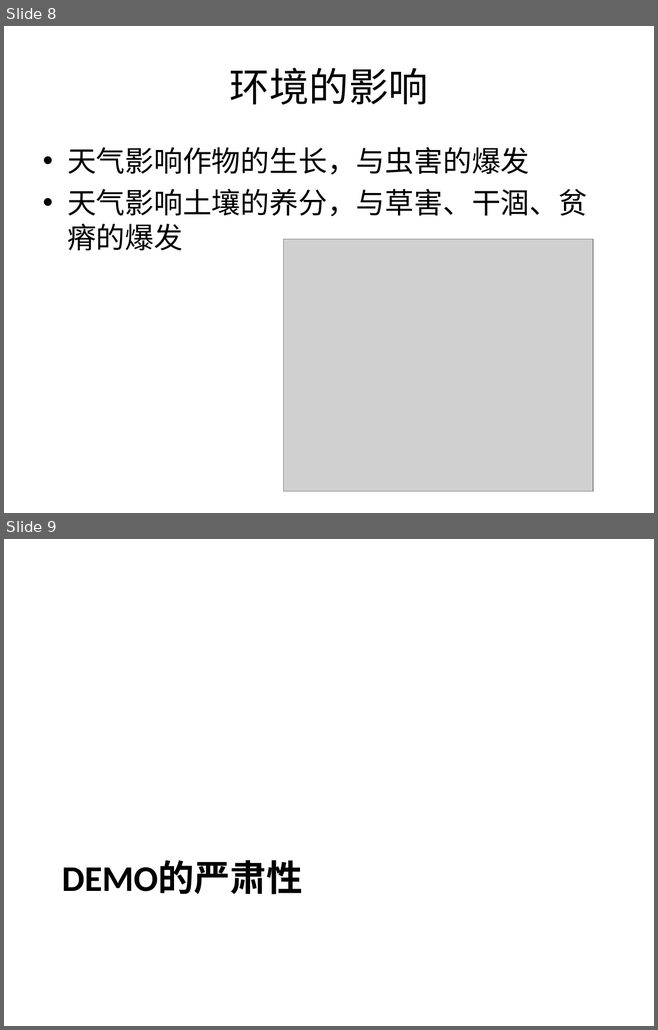
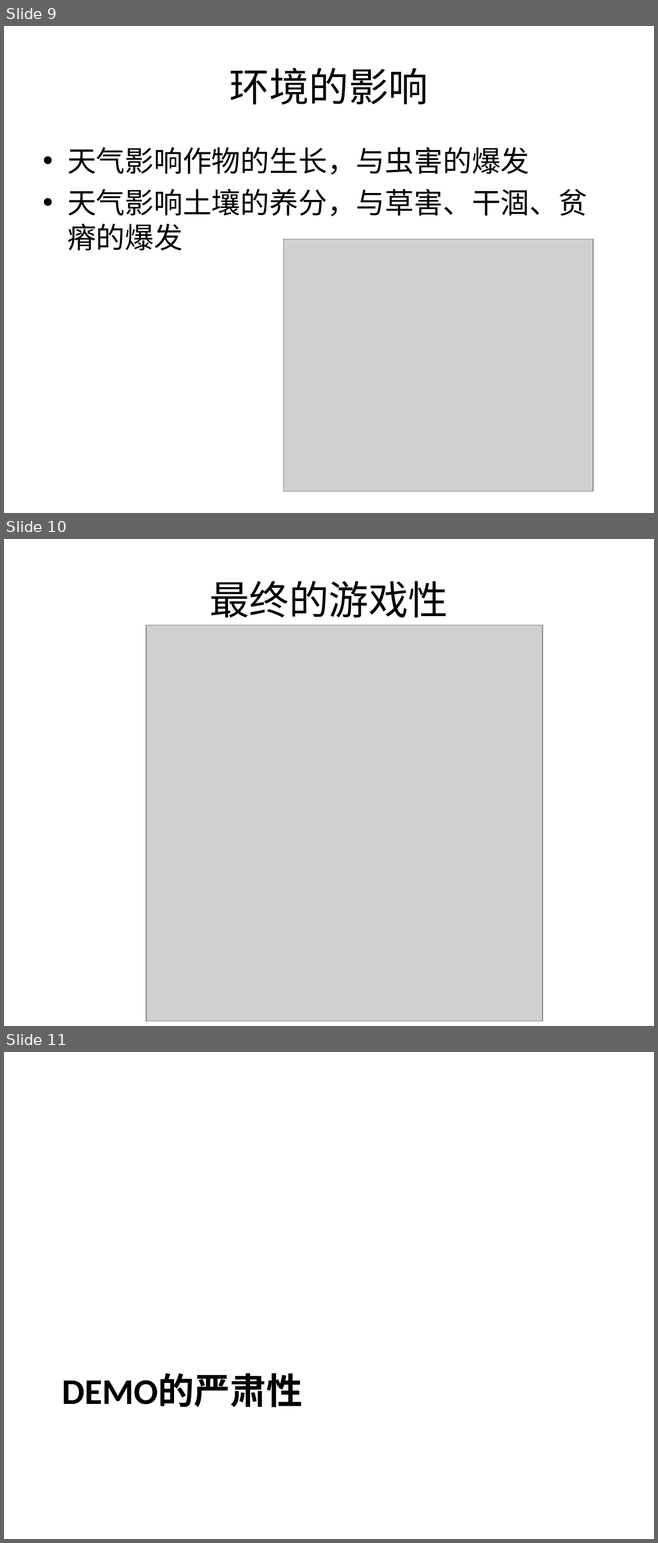
Before and after one commit to sativa/graduate2011, a slide deck: 策划/策划.ppt. Shown one above the other, each under a label of ours: slides 8 and 9 before the commit, slides 9, 10 and 11 after it. The pictures are 658x1030 and 658x1543 pixels, drawn with LibreOffice and Linux fonts; fonts in the diff are those of the drawing; grey boxes stand for pictures. Boxes give left, top, right and bottom in pixels: in the first picture for what was removed or moved away, otherwise in the second. Text is boxed around its words. In the diff, an @@ line names an element or a change of style, - is before the commit and + after.

```diff
--- a/策划/策划.ppt
+++ b/策划/策划.ppt
@@ slide 10 added at <box>4,539,654,1026</box>, background #FFFFFF @@
@@ title added at <box>209,581,448,618</box>, 44 pt, text #000000 @@
+最终的游戏性
@@ picture added at <box>146,625,542,1022</box> @@
@@ what was slide 8 is now slide 9 @@
@@ what was slide 9 is now slide 11 @@
```
Also in this commit, not shown: 2 slides changed, 2 other slides added, 3 other files.
